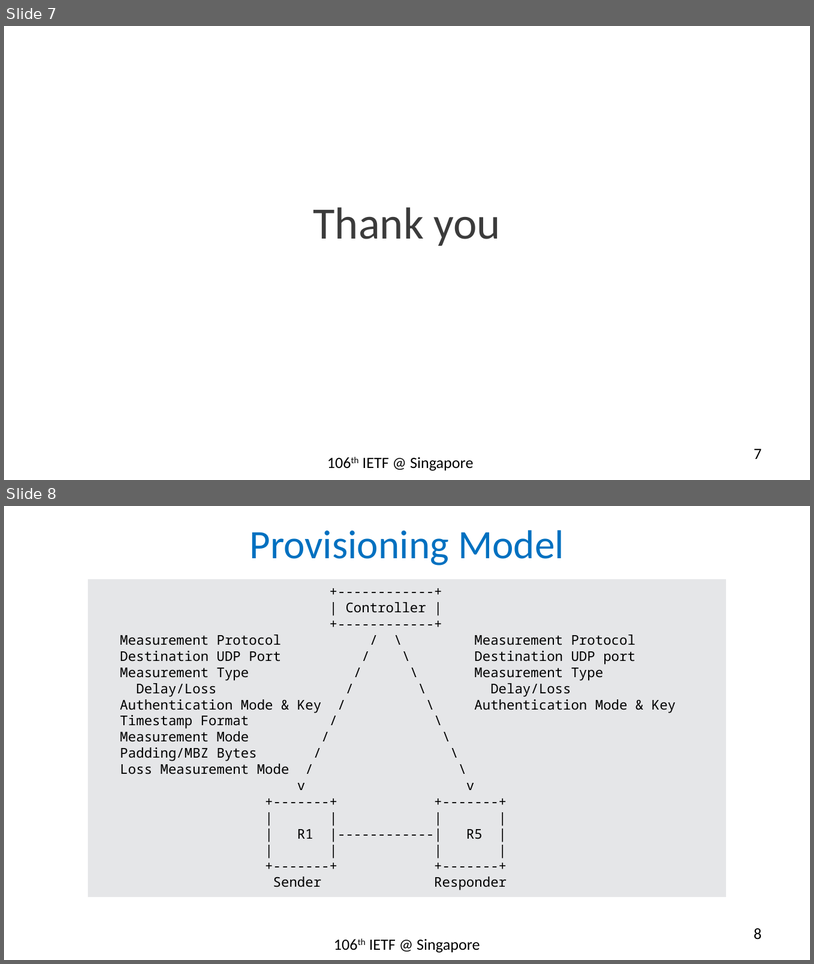
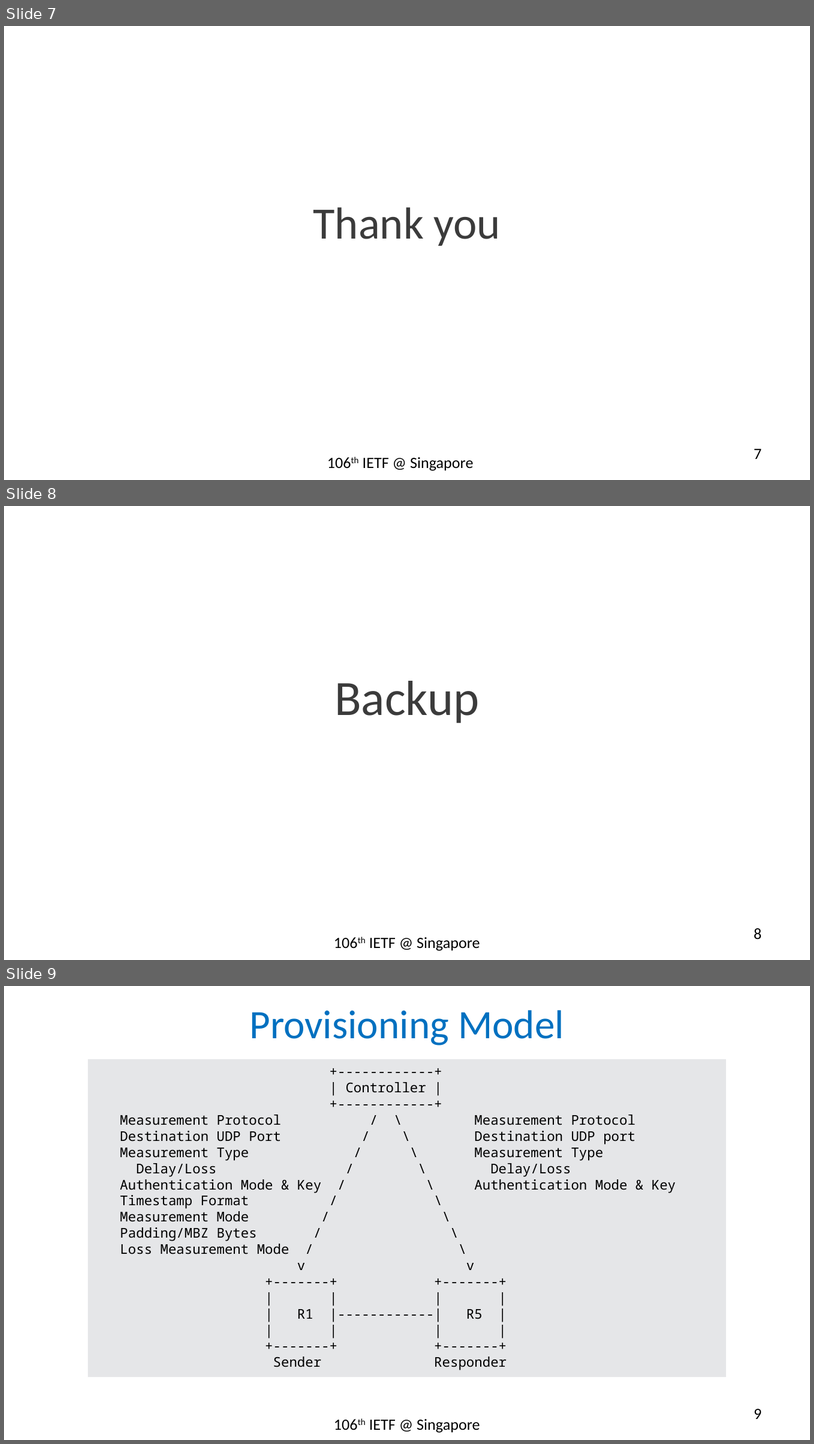
Before and after one commit to rakgandhi/ietf-slides, a slide deck: draft-gandhi-spring-twamp-srpm-02.pptx. Shown one above the other, each under a label of ours: slides 7 and 8 before the commit, slides 7, 8 and 9 after it. The pictures are 814x964 and 814x1444 pixels, drawn with LibreOffice and Linux fonts; fonts in the diff are those of the drawing. Boxes give left, top, right and bottom in pixels: in the first picture for what was removed or moved away, otherwise in the second. Text is boxed around its words. In the diff, an @@ line names an element or a change of style, - is before the commit and + after.

```diff
--- a/draft-gandhi-spring-twamp-srpm-02.pptx
+++ b/draft-gandhi-spring-twamp-srpm-02.pptx
@@ slide 8 added at <box>4,506,810,960</box>, background #FFFFFF @@
@@ title added at <box>335,681,479,723</box>, 44 pt, text #3B3B3B @@
+Backup
@@ text added at <box>369,937,480,951</box>, 14 pt, text #000000 @@
+106th IETF @ Singapore
@@ page number added at <box>754,928,762,939</box>, 14 pt, text #000000 @@
+8
@@ what was slide 8 is now slide 9 @@
@@ page number at <box>754,1408,762,1419</box>: text changed @@
-8
+9
```
Also in this commit, not shown: 4 slides changed, 2 other slides added.
